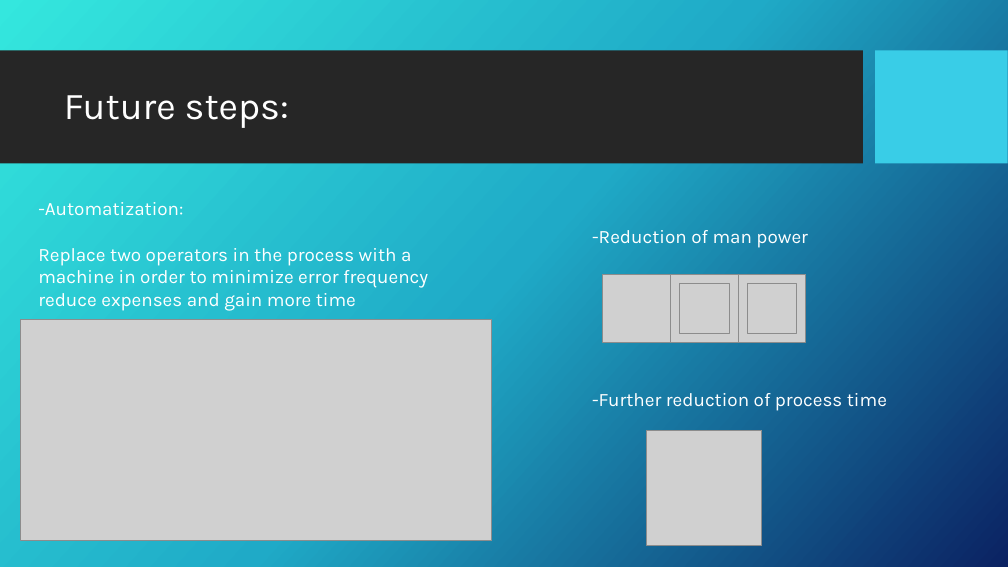
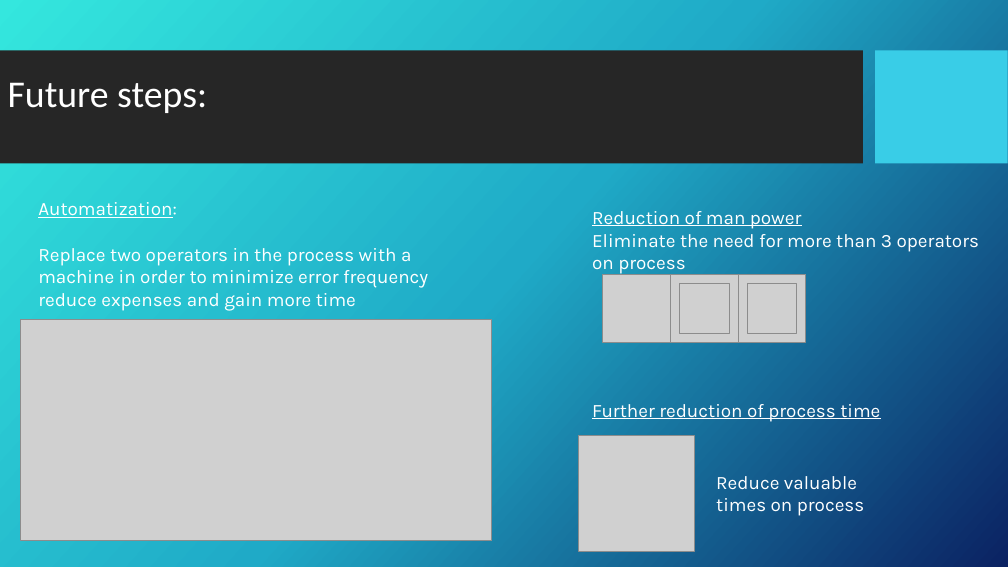
Before and after one commit to DangerX7/PalletScanAndPrint, a slide deck: slide 7 of Pallet Scan and Print Project Presentation.pptx (slide 6 before the commit). Drawn at 1008x567 pixels with LibreOffice and Linux fonts; fonts in the diff are those of the drawing; grey boxes stand for pictures; background and template pictures are left out. Boxes give left, top, right and bottom in pixels: in the first picture for what was removed or moved away, otherwise in the second. Text is boxed around its words. In the diff, an @@ line names an element or a change of style, - is before the commit and + after.

```diff
--- a/Pallet Scan and Print Project Presentation.pptx
+++ b/Pallet Scan and Print Project Presentation.pptx
@@ title "Future steps:": place and size @@
-title "Future steps:" at <box>64,95,289,128</box>
+title "Future steps:" at <box>8,82,207,113</box>
@@ title "Future steps:" at <box>8,82,207,113</box>: font Karla to Calibri @@
@@ text at <box>38,202,177,218</box>: text changed @@
--Automatization:
+Automatization:
@@ text at <box>592,211,979,275</box>: text changed @@
--Reduction of man power
+Reduction of man power
+Eliminate the need for more than 3 operators on process
@@ text at <box>592,404,880,422</box>: text changed @@
--Further reduction of process time
+Further reduction of process time
@@ picture: place and size @@
-picture at <box>647,430,762,546</box>
+picture at <box>579,436,695,551</box>
@@ text added at <box>716,476,864,516</box>, 18 pt, text #FFFFFF @@
+Reduce valuable times on process
```
Also in this commit, not shown: 6 other slides changed, 2 slides added.
